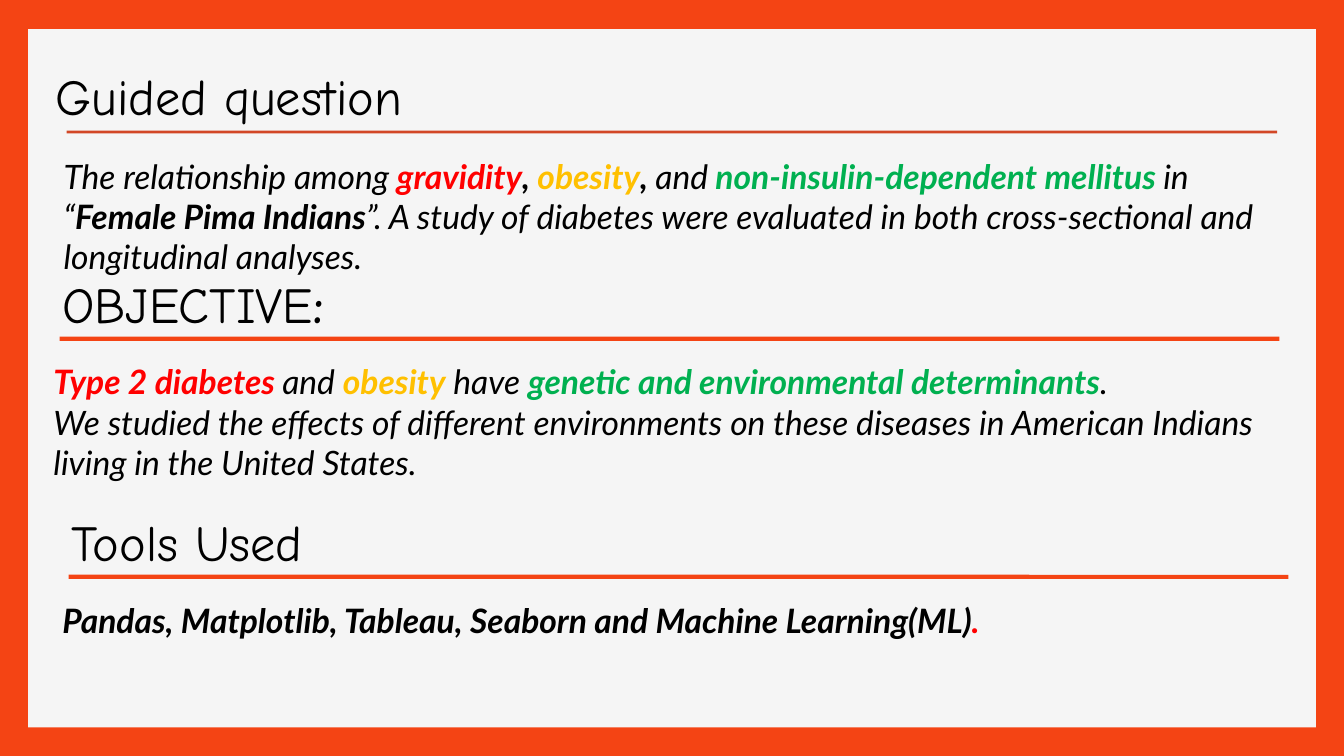
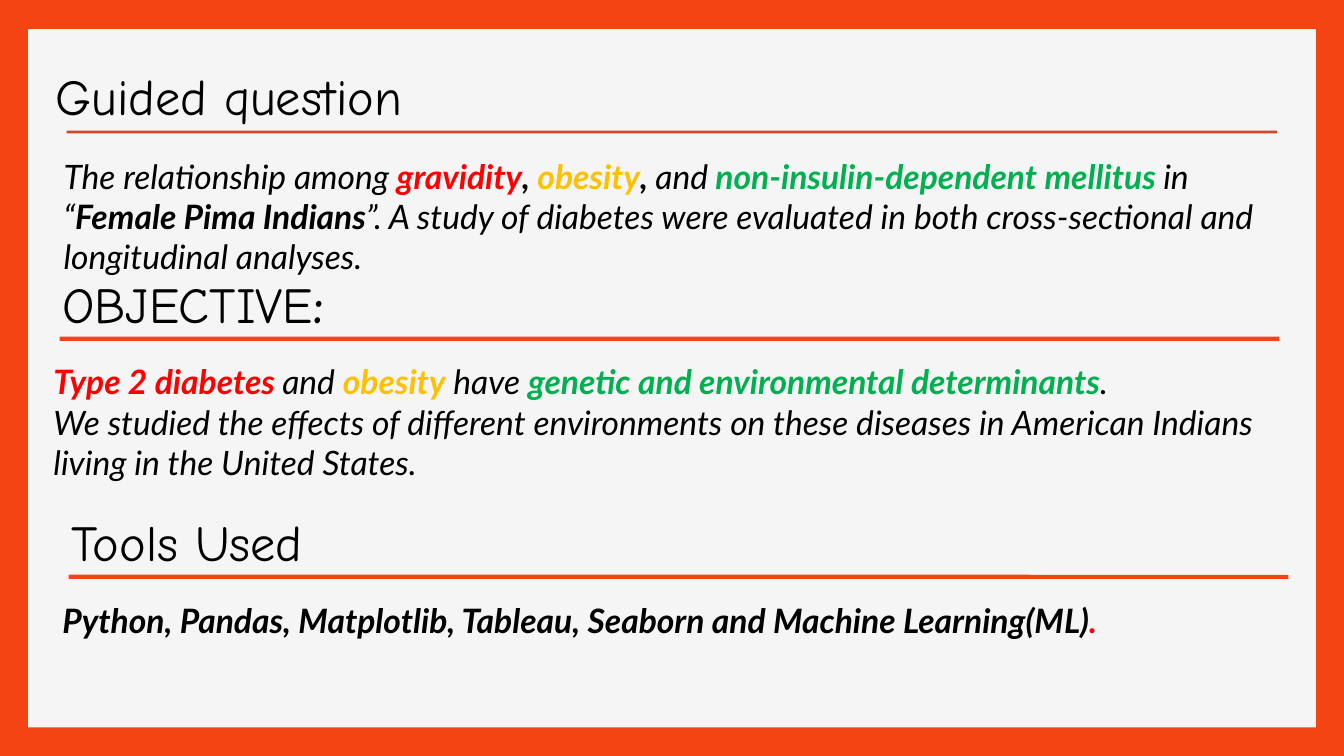
Before and after one commit to efreier12/Final-Project, a slide deck: slide 2 of Pima Indian Diabetes (Final Project).ppt. Drawn at 1344x756 pixels with LibreOffice and Linux fonts; fonts in the diff are those of the drawing. Boxes give left, top, right and bottom in pixels: in the first picture for what was removed or moved away, otherwise in the second. Text is boxed around its words. In the diff, an @@ line names an element or a change of style, - is before the commit and + after.

```diff
--- a/Pima Indian Diabetes (Final Project).ppt
+++ b/Pima Indian Diabetes (Final Project).ppt
@@ text at (62, 607, 1097, 639): text changed @@
-Pandas, Matplotlib, Tableau, Seaborn and Machine Learning(ML).
+Python, Pandas, Matplotlib, Tableau, Seaborn and Machine Learning(ML).
```
Also in this commit, not shown: 1 slide added.
